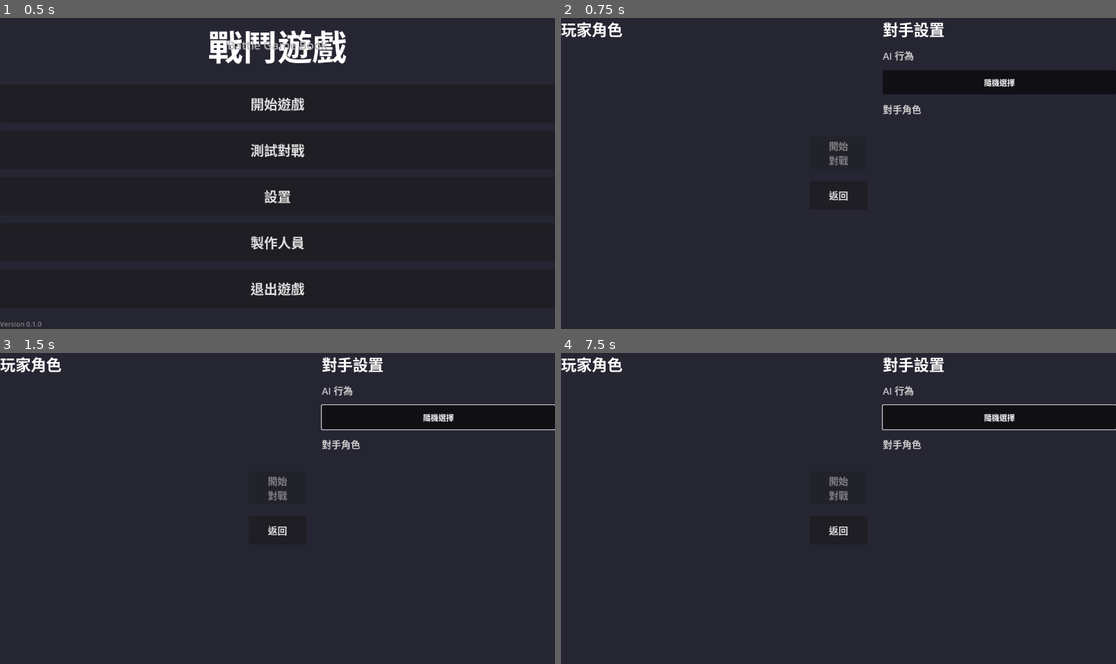
Above: before the commit, frames 1-4 (two rows, left to right).
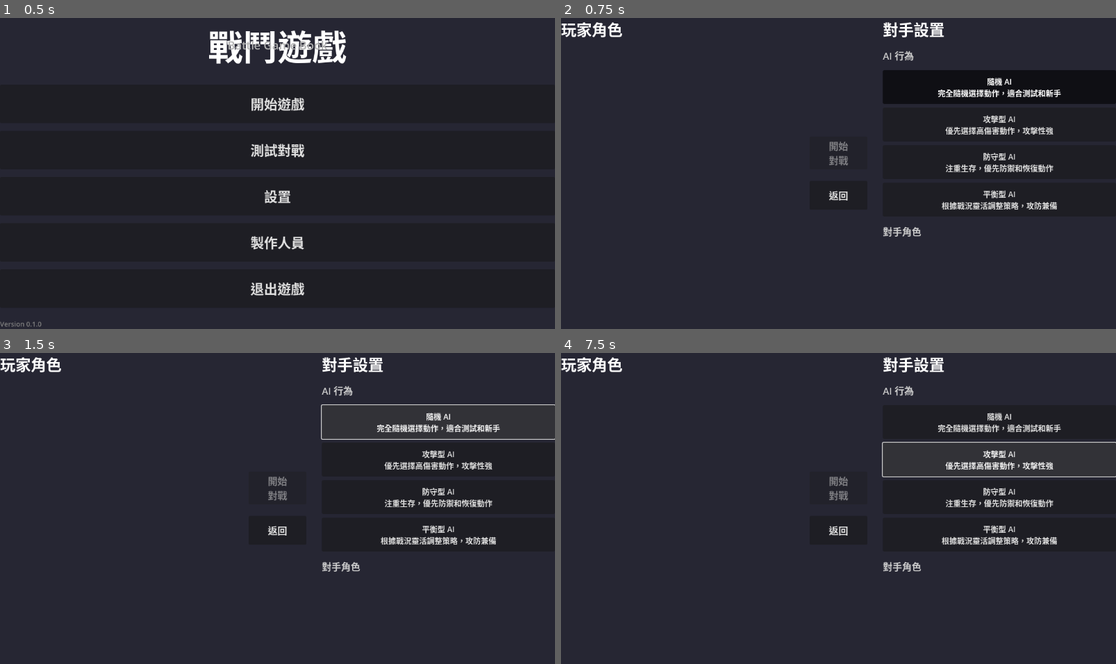
Above: after the commit, the same moments.

Repository: STRockefeller/battle-game-book
Game: Godot game, scene res://scenes/MainMenu.tscn
Same seed, same stepped clock (60 frames per second), same inputs: the game is played once before the commit and once after it.
Inputs (mouse positions are in pixels of both pictures, inside the frame that each line leads up to):
- Up to frame 1 (0.5 s): no input
- Up to frame 2 (0.75 s): click "測試對戰" at 0.5 s
- Up to frame 3 (1.5 s): click (438, 418) at 1.25 s, where only the run before the commit has a clickable "隨機選擇"
- Up to frame 4 (7.5 s): click "返回" at 2 s; click "開始遊戲" at 2.75 s; click "開始遊戲" at 3.5 s; click "設置" at 4.25 s; click "製作人員" at 5 s; click "測試對戰" at 5.75 s; click "隨機選擇" (after the commit: "隨機 AI 完全隨機選擇動作，適合測試和新手") at 6.5 s; click "隨機選擇" (after the commit: "攻擊型 AI 優先選擇高傷害動作，攻擊性強") at 7.25 s

Frame 1 is identical in both runs. In frame 2, 3.2% of the frame differs, in the area x 57-100%, y 19-71%; in frame 3, 5.2%, in the area x 57-100%, y 16-71%; in frame 4, 2.7%.

Commit message:
:zap: feat: Enhance resource management and AI behavior in battle system
- Added a comprehensive README.md to document resource structure and naming conventions.
- Updated action cost variables from `stamina_cost` to `cost_stamina` for consistency across the codebase.
- Improved the BattleManager to dynamically create AI based on configuration.
- Implemented a new AIFactory for managing AI types and their instantiation.
- Developed multiple AI behaviors: AggressiveAI, DefensiveAI, BalancedAI, and RandomAI with distinct strategies.
- Enhanced action evaluation methods to prioritize actions based on character states and strategies.
- Added utility functions to filter affordable actions and find the lowest cost action.
- Updated character action logic to reflect new cost variable names and improve resource checks.

Diff:
--- a/scripts/Battle.gd
+++ b/scripts/Battle.gd
@@ -107,7 +107,7 @@
 		var insufficient_text = ""
 		if state["insufficient"]:
 			insufficient_text = " - 資源不足"
-		btn.text = "%s (MP: %d, STA: %d)%s%s" % [action.name, action.cost_mp, action.stamina_cost, cooldown_text, insufficient_text]
+		btn.text = "%s (MP: %d, STA: %d)%s%s" % [action.name, action.cost_mp, action.cost_stamina, cooldown_text, insufficient_text]
 		btn.disabled = state["disabled"]
 		btn.tooltip_text = "MP %d/%d, STA %d/%d" % [state["current_mp"], player1.max_mp, state["current_sta"], player1.max_sta]
 		btn.connect("pressed", Callable(self, "_on_action_selected").bind(action))
--- a/scripts/BattleManager.gd
+++ b/scripts/BattleManager.gd
@@ -99,8 +99,10 @@
 
 	# 設置 AI（player2 是 AI）
 	if not player2_ai:
-		player2_ai = RandomAIBehavior.new()
+		var ai_type = BattleConfig.get_enemy_ai_behavior()
+		player2_ai = AIFactory.create_ai(ai_type)
 		add_child(player2_ai)
+		print("[BattleManager] 已創建 AI: %s" % ai_type)
 
 ## 開始戰鬥
 func start_battle():
@@ -236,8 +238,8 @@
 		"hit": false,
 		"damage": 0,
 		"actual_damage": 0,
-		"mp_cost": action.cost_mp,
-		"sta_cost": action.stamina_cost,
+		"cost_mp": action.cost_mp,
+		"cost_stamina": action.cost_stamina,
 		"status_applied": null,
 		"stance_changed": false
 	}
@@ -252,21 +254,21 @@
 		return
 
 	# 2. 檢查資源成本
-	var sta_cost = action.stamina_cost if action.stamina_cost > 0 else 0
-	var mp_cost = action.cost_mp if action.cost_mp > 0 else 0
+	var cost_stamina = action.cost_stamina if action.cost_stamina > 0 else 0
+	var cost_mp = action.cost_mp if action.cost_mp > 0 else 0
 	var current_sta = get_current_sta(user)
 	var current_mp = get_current_mp(user)
 
-	print("  [資源檢查] STA: %d/%d (成本%d), MP: %d/%d (成本%d)" % [current_sta, user.max_sta, sta_cost, current_mp, user.max_mp, mp_cost])
-
-	if current_sta < sta_cost or current_mp < mp_cost:
+	print("  [資源檢查] STA: %d/%d (成本%d), MP: %d/%d (成本%d)" % [current_sta, user.max_sta, cost_stamina, current_mp, user.max_mp, cost_mp])
+
+	if current_sta < cost_stamina or current_mp < cost_mp:
 		print("  [資源不足] 動作執行失敗 - 返回")
 		action_executed.emit(user, target, action, result)
 		return
 
 	# 3. 扣除資源
-	set_current_sta(user, current_sta - sta_cost)
-	set_current_mp(user, current_mp - mp_cost)
+	set_current_sta(user, current_sta - cost_stamina)
+	set_current_mp(user, current_mp - cost_mp)
 	print("  [資源扣除] STA: %d→%d, MP: %d→%d" % [current_sta, get_current_sta(user), current_mp, get_current_mp(user)])
 
 	# 4. 計算命中
@@ -404,18 +406,18 @@
 		if cooldowns.has(action.id):
 			cooldown_remaining = int(cooldowns[action.id])
 
-	var sta_cost: int = max(action.stamina_cost, 0)
-	var mp_cost: int = max(action.cost_mp, 0)
+	var cost_stamina: int = max(action.cost_stamina, 0)
+	var cost_mp: int = max(action.cost_mp, 0)
 	var current_sta: int = get_current_sta(character)
 	var current_mp: int = get_current_mp(character)
-	var insufficient: bool = current_sta < sta_cost or current_mp < mp_cost
+	var insufficient: bool = current_sta < cost_stamina or current_mp < cost_mp
 
 	return {
 		"cooldown": cooldown_remaining,
 		"insufficient": insufficient,
 		"disabled": cooldown_remaining > 0 or insufficient,
-		"sta_cost": sta_cost,
-		"mp_cost": mp_cost,
+		"cost_stamina": cost_stamina,
+		"cost_mp": cost_mp,
 		"current_sta": current_sta,
 		"current_mp": current_mp
 	}
--- a/scripts/CharacterSelection.gd
+++ b/scripts/CharacterSelection.gd
@@ -16,15 +16,13 @@
 # 可用的角色資源路徑（動態生成）
 var character_resources: Array[String] = []
 
-# 可用的 AI 行為
-var ai_behaviors: Array[String] = [
-	"random",
-	# 未來可以加入更多 AI 類型
-]
+# 可用的 AI 行為（從工廠獲取）
+var ai_behaviors: Array[Dictionary] = []
 
 func _ready():
 	_scan_character_resources()
 	_load_characters()
+	_load_ai_behaviors()
 	_setup_ai_selection()
 	confirm_button.disabled = true
 
@@ -84,21 +82,23 @@
 
 	return btn
 
+## 從 AIFactory 加載可用的 AI 類型
+func _load_ai_behaviors():
+	ai_behaviors = AIFactory.get_available_ai_types()
+	print("[CharacterSelection] 已加載 %d 種 AI 類型" % ai_behaviors.size())
+
 ## 設置 AI 行為選擇
 func _setup_ai_selection():
-	for behavior in ai_behaviors:
+	for ai_info in ai_behaviors:
 		var btn = Button.new()
-		match behavior:
-			"random":
-				btn.text = "隨機選擇"
-
-		btn.custom_minimum_size = Vector2(200, 50)
+		btn.text = "%s\n%s" % [ai_info["name"], ai_info["description"]]
+		btn.custom_minimum_size = Vector2(200, 70)
 		btn.toggle_mode = true
 
-		if behavior == selected_ai_behavior:
+		if ai_info["id"] == selected_ai_behavior:
 			btn.button_pressed = true
 
-		btn.connect("pressed", Callable(self, "_on_ai_behavior_selected").bind(behavior))
+		btn.connect("pressed", Callable(self, "_on_ai_behavior_selected").bind(ai_info["id"]))
 		ai_behavior_container.add_child(btn)
 
 ## 角色選擇回調
--- a/scripts/ai/AIBehavior.gd
+++ b/scripts/ai/AIBehavior.gd
@@ -1,10 +1,73 @@
 # AIBehavior.gd
-# AI 行為接口 - 定義 AI 做決策的方式
+# AI 行為基礎類別 - 定義 AI 做決策的方式
 extends Node
 class_name AIBehavior
 
-## AI 選擇動作的方法
+# ==================== 配置接口（為未來資源化預留）====================
+
+## 配置資源（未來升級時使用）
+var config: Resource = null
+
+## 從資源配置 AI 參數（預留接口）
+func configure(resource: Resource) -> void:
+	config = resource
+	# 子類可以重寫此方法來讀取配置參數
+
+# ==================== 核心接口 ====================
+
+## AI 選擇動作的主要方法（子類必須實現）
 ## 返回值：選定的 Action，或 null 如果無法選擇
 func choose_action(character: Character, available_actions: Array, opponent: Character, battle_manager: BattleManager) -> Action:
-	push_error("choose_action() 未實現")
+	push_error("choose_action() 未在 %s 中實現" % get_class())
 	return null
+
+# ==================== 輔助方法 ====================
+
+## 評估單個動作的優先級（子類可重寫）
+## 返回值越高表示優先級越高
+func evaluate_action(action: Action, character: Character, opponent: Character, battle_manager: BattleManager) -> float:
+	return 0.0
+
+## 獲取角色當前血量比例 (0.0 - 1.0)
+func get_hp_ratio(character: Character, battle_manager: BattleManager) -> float:
+	var current_hp = battle_manager.get_current_hp(character)
+	return float(current_hp) / float(character.max_hp) if character.max_hp > 0 else 0.0
+
+## 獲取角色當前魔力比例 (0.0 - 1.0)
+func get_mp_ratio(character: Character, battle_manager: BattleManager) -> float:
+	var current_mp = battle_manager.get_current_mp(character)
+	return float(current_mp) / float(character.max_mp) if character.max_mp > 0 else 0.0
+
+## 獲取角色當前耐力比例 (0.0 - 1.0)
+func get_sta_ratio(character: Character, battle_manager: BattleManager) -> float:
+	var max_sta = character.constitution * 8
+	var current_sta = battle_manager.get_current_sta(character)
+	return float(current_sta) / float(max_sta) if max_sta > 0 else 0.0
+
+## 獲取對手血量比例 (0.0 - 1.0)
+func get_opponent_hp_ratio(opponent: Character, battle_manager: BattleManager) -> float:
+	return get_hp_ratio(opponent, battle_manager)
+
+## 檢查動作是否可以使用（資源足夠且不在冷卻中）
+func can_afford_action(action: Action, character: Character, battle_manager: BattleManager) -> bool:
+	var current_sta = battle_manager.get_current_sta(character)
+	var current_mp = battle_manager.get_current_mp(character)
+
+	# 檢查資源
+	if current_sta < action.cost_stamina or current_mp < action.cost_mp:
+		return false
+
+	# 檢查冷卻
+	var action_state = battle_manager.get_action_state(character, action)
+	if action_state.has("cooldown") and action_state["cooldown"] > 0:
+		return false
+
+	return true
+
+## 過濾出可以實際使用的動作
+func get_affordable_actions(available_actions: Array, character: Character, battle_manager: BattleManager) -> Array:
+	var affordable = []
+	for action in available_actions:
+		if can_afford_action(action, character, battle_manager):
+			affordable.append(action)
+	return affordable
--- /dev/null
+++ b/scripts/ai/AIFactory.gd
@@ -0,0 +1,92 @@
+# AIFactory.gd
+# AI 工廠 - 統一創建和管理所有 AI 類型
+class_name AIFactory
+
+# ==================== AI 創建 ====================
+
+## 根據類型字串創建對應的 AI 實例
+static func create_ai(ai_type: String) -> AIBehavior:
+	match ai_type.to_lower():
+		"random":
+			return RandomAI.new()
+		"aggressive":
+			return AggressiveAI.new()
+		"defensive":
+			return DefensiveAI.new()
+		"balanced":
+			return BalancedAI.new()
+		_:
+			push_warning("未知的 AI 類型: %s，使用預設的隨機 AI" % ai_type)
+			return RandomAI.new()
+
+# ==================== AI 信息查詢 ====================
+
+## 獲取所有可用的 AI 類型信息
+static func get_available_ai_types() -> Array[Dictionary]:
+	return [
+		{
+			"id": "random",
+			"name": "隨機 AI",
+			"description": "完全隨機選擇動作，適合測試和新手",
+			"difficulty": 1
+		},
+		{
+			"id": "aggressive",
+			"name": "攻擊型 AI",
+			"description": "優先選擇高傷害動作，攻擊性強",
+			"difficulty": 3
+		},
+		{
+			"id": "defensive",
+			"name": "防守型 AI",
+			"description": "注重生存，優先防禦和恢復動作",
+			"difficulty": 2
+		},
+		{
+			"id": "balanced",
+			"name": "平衡型 AI",
+			"description": "根據戰況靈活調整策略，攻防兼備",
+			"difficulty": 4
+		}
+	]
+
+## 根據 ID 獲取 AI 信息
+static func get_ai_info(ai_id: String) -> Dictionary:
+	for ai_info in get_available_ai_types():
+		if ai_info["id"] == ai_id:
+			return ai_info
+	return {}
+
+## 檢查 AI 類型是否存在
+static func is_valid_ai_type(ai_type: String) -> bool:
+	var valid_types = ["random", "aggressive", "defensive", "balanced"]
+	return ai_type.to_lower() in valid_types
+
+# ==================== 擴展接口（為未來資源化預留）====================
+
+## 從資源創建 AI（預留接口）
+## 目前返回 null，未來可以加載 .tres 資源
+static func create_ai_from_resource(resource_path: String) -> AIBehavior:
+	# 預留給未來資源化使用
+	# var resource = load(resource_path) as AIBehaviorResource
+	# if resource:
+	#     return resource.create_instance()
+	push_warning("create_ai_from_resource 功能尚未實現")
+	return null
+
+## 註冊自定義 AI 類型（預留接口）
+## 未來可以支援動態註冊新的 AI 類型
+static var _custom_ai_registry: Dictionary = {}
+
+static func register_custom_ai(ai_id: String, ai_class: GDScript, ai_info: Dictionary) -> void:
+	_custom_ai_registry[ai_id] = {
+		"class": ai_class,
+		"info": ai_info
+	}
+	print("已註冊自定義 AI: %s" % ai_id)
+
+static func create_custom_ai(ai_id: String) -> AIBehavior:
+	if ai_id in _custom_ai_registry:
+		var ai_class = _custom_ai_registry[ai_id]["class"]
+		return ai_class.new()
+	return null
--- /dev/null
+++ b/scripts/ai/AggressiveAI.gd
@@ -0,0 +1,101 @@
+# AggressiveAI.gd
+# 攻擊型 AI - 優先選擇高傷害動作，攻擊性強
+extends AIBehavior
+class_name AggressiveAI
+
+func choose_action(character: Character, available_actions: Array, opponent: Character, battle_manager: BattleManager) -> Action:
+	if available_actions.size() == 0:
+		return null
+
+	# 過濾出可以使用的動作
+	var affordable_actions = get_affordable_actions(available_actions, character, battle_manager)
+
+	if affordable_actions.size() == 0:
+		# 如果沒有可用動作，嘗試找消耗最低的
+		return _find_lowest_cost_action(available_actions)
+
+	# 評估所有可用動作，選擇得分最高的
+	var best_action: Action = null
+	var best_score: float = -999999.0
+
+	for action in affordable_actions:
+		var score = evaluate_action(action, character, opponent, battle_manager)
+		if score > best_score:
+			best_score = score
+			best_action = action
+
+	return best_action
+
+func evaluate_action(action: Action, character: Character, opponent: Character, battle_manager: BattleManager) -> float:
+	var score: float = 0.0
+
+	# 1. 基礎傷害權重（最重要）
+	score += action.base_damage * 15.0
+
+	# 2. 傷害倍率加成
+	score += action.damage_multiplier * 25.0
+
+	# 3. 攻擊性標籤加成
+	if "physical" in action.tags:
+		score += 20.0
+	if "magic" in action.tags:
+		score += 20.0
+	if "ranged" in action.tags:
+		score += 10.0  # 遠程稍微安全一點
+
+	# 4. 命中率考量
+	score += action.accuracy_modifier * 15.0
+
+	# 5. 暴擊率加成
+	score += action.crit_modifier * 10.0
+
+	# 6. 狀態效果加成（能造成傷害的狀態更好）
+	if action.status_effects.size() > 0:
+		for effect_id in action.status_effects:
+			if effect_id in ["burning", "poison"]:
+				score += 15.0  # 持續傷害
+			elif effect_id == "weakness":
+				score += 10.0  # 降低敵人攻擊
+
+	# 7. 擊倒加成
+	if action.target_stance_change_to == "knocked_down":
+		score += 30.0  # 擊倒非常有價值
+
+	# 8. 低血量時稍微保守（但仍然攻擊導向）
+	var hp_ratio = get_hp_ratio(character, battle_manager)
+	if hp_ratio < 0.25:
+		score *= 0.7  # 減少 30% 風險
+
+	# 9. 對手低血量時更激進
+	var opponent_hp_ratio = get_opponent_hp_ratio(opponent, battle_manager)
+	if opponent_hp_ratio < 0.3:
+		score *= 1.5  # 追擊加成
+
+	# 10. 懲罰非攻擊性動作
+	if "guard" in action.tags:
+		score -= 50.0  # 不喜歡防禦
+	if "rest" in action.tags:
+		score -= 40.0  # 不喜歡休息
+	if "healing" in action.tags:
+		score -= 30.0  # 不喜歡治療
+
+	# 11. 添加小量隨機性（避免太機械）
+	score *= randf_range(0.95, 1.05)
+
+	return score
+
+## 找到消耗最低的動作
+func _find_lowest_cost_action(actions: Array) -> Action:
+	if actions.size() == 0:
+		return null
+
+	var cheapest: Action = actions[0]
+	var min_cost = cheapest.cost_stamina + cheapest.cost_mp
+
+	for action in actions:
+		var cost = action.cost_stamina + action.cost_mp
+		if cost < min_cost:
+			min_cost = cost
+			cheapest = action
+
+	return cheapest
--- /dev/null
+++ b/scripts/ai/BalancedAI.gd
@@ -0,0 +1,238 @@
+# BalancedAI.gd
+# 平衡型 AI - 根據戰況動態調整策略，攻防兼備
+extends AIBehavior
+class_name BalancedAI
+
+# 狀態閾值
+const AGGRESSIVE_HP_THRESHOLD = 0.6  # 高於此值時偏攻擊
+const DEFENSIVE_HP_THRESHOLD = 0.3   # 低於此值時偏防守
+const LOW_STA_THRESHOLD = 0.25
+
+func choose_action(character: Character, available_actions: Array, opponent: Character, battle_manager: BattleManager) -> Action:
+	if available_actions.size() == 0:
+		return null
+
+	# 過濾出可以使用的動作
+	var affordable_actions = get_affordable_actions(available_actions, character, battle_manager)
+
+	if affordable_actions.size() == 0:
+		return _find_lowest_cost_action(available_actions)
+
+	var hp_ratio = get_hp_ratio(character, battle_manager)
+	var sta_ratio = get_sta_ratio(character, battle_manager)
+	var opponent_hp_ratio = get_opponent_hp_ratio(opponent, battle_manager)
+
+	# 動態決定當前策略
+	var strategy = _determine_strategy(hp_ratio, sta_ratio, opponent_hp_ratio)
+
+	# 緊急處理
+	if strategy == "emergency":
+		# 極度危險時優先防禦或治療
+		var guard_action = _find_action_with_tag(affordable_actions, "guard")
+		if guard_action:
+			return guard_action
+		var heal_action = _find_action_with_tag(affordable_actions, "healing")
+		if heal_action:
+			return heal_action
+
+	# 低耐力時休息
+	if sta_ratio < LOW_STA_THRESHOLD:
+		var rest_action = _find_action_with_tag(affordable_actions, "rest")
+		if rest_action:
+			return rest_action
+
+	# 評估所有動作
+	var best_action: Action = null
+	var best_score: float = -999999.0
+
+	for action in affordable_actions:
+		var score = evaluate_action(action, character, opponent, battle_manager)
+		if score > best_score:
+			best_score = score
+			best_action = action
+
+	return best_action
+
+## 根據當前狀況決定策略
+func _determine_strategy(hp_ratio: float, sta_ratio: float, opponent_hp_ratio: float) -> String:
+	# 緊急狀態：血量極低
+	if hp_ratio < 0.15:
+		return "emergency"
+
+	# 防守模式：我方血量低
+	if hp_ratio < DEFENSIVE_HP_THRESHOLD:
+		return "defensive"
+
+	# 追擊模式：對手血量低
+	if opponent_hp_ratio < 0.25:
+		return "aggressive"
+
+	# 攻擊模式：我方血量健康
+	if hp_ratio > AGGRESSIVE_HP_THRESHOLD:
+		return "aggressive"
+
+	# 平衡模式：其他情況
+	return "balanced"
+
+func evaluate_action(action: Action, character: Character, opponent: Character, battle_manager) -> float:
+	var score: float = 0.0
+
+	var hp_ratio = get_hp_ratio(character, battle_manager)
+	var sta_ratio = get_sta_ratio(character, battle_manager)
+	var opponent_hp_ratio = get_opponent_hp_ratio(opponent, battle_manager)
+	var strategy = _determine_strategy(hp_ratio, sta_ratio, opponent_hp_ratio)
+
+	# 基礎評分
+	score += _evaluate_base_damage(action)
+	score += _evaluate_hit_rate(action)
+	score += _evaluate_cost_efficiency(action)
+	score += _evaluate_status_effects(action)
+
+	# 根據策略調整權重
+	match strategy:
+		"aggressive":
+			score = _apply_aggressive_modifiers(score, action, character, opponent, battle_manager)
+		"defensive":
+			score = _apply_defensive_modifiers(score, action, character, opponent, battle_manager)
+		"balanced":
+			score = _apply_balanced_modifiers(score, action, character, opponent, battle_manager)
+		"emergency":
+			score = _apply_emergency_modifiers(score, action, character, opponent, battle_manager)
+
+	# 添加隨機性
+	score *= randf_range(0.92, 1.08)
+
+	return score
+
+## 評估基礎傷害
+func _evaluate_base_damage(action: Action) -> float:
+	return action.base_damage * 10.0 + action.damage_multiplier * 15.0
+
+## 評估命中率
+func _evaluate_hit_rate(action: Action) -> float:
+	return action.accuracy_modifier * 12.0
+
+## 評估性價比
+func _evaluate_cost_efficiency(action: Action) -> float:
+	var total_cost = action.cost_stamina + action.cost_mp
+	if total_cost == 0:
+		return 20.0
+	var damage = action.base_damage * action.damage_multiplier
+	return (damage / total_cost) * 5.0
+
+## 評估狀態效果
+func _evaluate_status_effects(action: Action) -> float:
+	var score = 0.0
+	for effect_id in action.status_effects:
+		match effect_id:
+			"burning", "poison":
+				score += 12.0
+			"weakness":
+				score += 10.0
+			"regen":
+				score += 15.0
+			"knockdown":
+				score += 18.0
+	return score
+
+## 應用攻擊型修正
+func _apply_aggressive_modifiers(base_score: float, action: Action, character: Character, opponent: Character, battle_manager: BattleManager) -> float:
+	var score = base_score
+
+	# 高傷害加成
+	if action.base_damage > 10:
+		score *= 1.4
+
+	# 攻擊性標籤加成
+	if "physical" in action.tags or "magic" in action.tags:
+		score += 25.0
+
+	# 懲罰防禦動作
+	if "guard" in action.tags:
+		score *= 0.4
+	if "rest" in action.tags:
+		score *= 0.5
+
+	return score
+
+## 應用防守型修正
+func _apply_defensive_modifiers(base_score: float, action: Action, character: Character, opponent: Character, battle_manager: BattleManager) -> float:
+	var score = base_score
+
+	# 防禦動作大幅加成
+	if "guard" in action.tags:
+		score += 50.0
+	if "healing" in action.tags:
+		score += 45.0
+	if "rest" in action.tags:
+		score += 30.0
+
+	# 低消耗加成
+	if action.cost_stamina + action.cost_mp < 15:
+		score *= 1.3
+
+	# 高命中率加成
+	if action.accuracy_modifier >= 0:
+		score *= 1.2
+
+	return score
+
+## 應用平衡型修正
+func _apply_balanced_modifiers(base_score: float, action: Action, character: Character, opponent: Character, battle_manager: BattleManager) -> float:
+	var score = base_score
+
+	# 中等傷害動作加成
+	if action.base_damage >= 8 and action.base_damage <= 15:
+		score *= 1.2
+
+	# 性價比高的動作加成
+	var total_cost = action.cost_stamina + action.cost_mp
+	if total_cost > 0:
+		var efficiency = (action.base_damage * action.damage_multiplier) / total_cost
+		if efficiency > 1.0:
+			score *= 1.15
+
+	# 命中率穩定加成
+	if action.accuracy_modifier >= 0:
+		score += 15.0
+
+	return score
+
+## 應用緊急狀況修正
+func _apply_emergency_modifiers(base_score: float, action: Action, character: Character, opponent: Character, battle_manager: BattleManager) -> float:
+	var score = base_score
+
+	# 只關注生存
+	if "guard" in action.tags:
+		return score + 100.0
+	if "healing" in action.tags:
+		return score + 90.0
+
+	# 大幅懲罰攻擊動作
+	if action.base_damage > 0:
+		score *= 0.3
+
+	return score
+
+## 尋找帶有特定標籤的動作
+func _find_action_with_tag(actions: Array, tag: String) -> Action:
+	for action in actions:
+		if tag in action.tags:
+			return action
+	return null
+
+## 找到消耗最低的動作
+func _find_lowest_cost_action(actions: Array) -> Action:
+	if actions.size() == 0:
+		return null
+
+	var cheapest: Action = actions[0]
+	var min_cost = cheapest.cost_stamina + cheapest.cost_mp
+
+	for action in actions:
+		var cost = action.cost_stamina + action.cost_mp
+		if cost < min_cost:
+			min_cost = cost
+			cheapest = action
+
+	return cheapest
--- /dev/null
+++ b/scripts/ai/DefensiveAI.gd
@@ -0,0 +1,146 @@
+# DefensiveAI.gd
+# 防守型 AI - 注重生存，優先防禦和恢復動作
+extends AIBehavior
+class_name DefensiveAI
+
+# 低血量閾值
+const LOW_HP_THRESHOLD = 0.3
+const CRITICAL_HP_THRESHOLD = 0.15
+const LOW_STA_THRESHOLD = 0.25
+
+func choose_action(character: Character, available_actions: Array, opponent: Character, battle_manager: BattleManager) -> Action:
+	if available_actions.size() == 0:
+		return null
+
+	# 過濾出可以使用的動作
+	var affordable_actions = get_affordable_actions(available_actions, character, battle_manager)
+
+	if affordable_actions.size() == 0:
+		return _find_lowest_cost_action(available_actions)
+
+	var hp_ratio = get_hp_ratio(character, battle_manager)
+	var sta_ratio = get_sta_ratio(character, battle_manager)
+
+	# 緊急狀況：極低血量時優先防禦
+	if hp_ratio < CRITICAL_HP_THRESHOLD:
+		var guard_action = _find_action_with_tag(affordable_actions, "guard")
+		if guard_action:
+			return guard_action
+
+	# 低血量時尋找治療
+	if hp_ratio < LOW_HP_THRESHOLD:
+		var heal_action = _find_action_with_tag(affordable_actions, "healing")
+		if heal_action:
+			return heal_action
+
+	# 低耐力時休息
+	if sta_ratio < LOW_STA_THRESHOLD:
+		var rest_action = _find_action_with_tag(affordable_actions, "rest")
+		if rest_action:
+			return rest_action
+
+	# 評估所有動作，選擇最安全的
+	var best_action: Action = null
+	var best_score: float = -999999.0
+
+	for action in affordable_actions:
+		var score = evaluate_action(action, character, opponent, battle_manager)
+		if score > best_score:
+			best_score = score
+			best_action = action
+
+	return best_action
+
+func evaluate_action(action: Action, character: Character, opponent: Character, battle_manager: BattleManager) -> float:
+	var score: float = 0.0
+
+	var hp_ratio = get_hp_ratio(character, battle_manager)
+	var sta_ratio = get_sta_ratio(character, battle_manager)
+
+	# 1. 優先低消耗動作
+	score += (20.0 - action.cost_stamina) * 3.0
+	score += (30.0 - action.cost_mp) * 2.0
+
+	# 2. 高命中率加成（不想浪費資源）
+	score += action.accuracy_modifier * 25.0
+
+	# 3. 防禦和支援動作大幅加成
+	if "guard" in action.tags:
+		score += 40.0
+		if hp_ratio < LOW_HP_THRESHOLD:
+			score += 30.0  # 低血量時更重視防禦
+
+	if "rest" in action.tags:
+		if sta_ratio < LOW_STA_THRESHOLD:
+			score += 50.0  # 低耐力時極度需要
+		else:
+			score += 20.0
+
+	if "healing" in action.tags:
+		if hp_ratio < LOW_HP_THRESHOLD:
+			score += 60.0  # 低血量時優先治療
+		else:
+			score += 25.0
+
+	if "support" in action.tags:
+		score += 30.0
+
+	# 4. 傷害適中即可（不是重點）
+	score += action.base_damage * 5.0
+	score += action.damage_multiplier * 8.0
+
+	# 5. 狀態效果評估（偏好防禦性的）
+	if action.status_effects.size() > 0:
+		for effect_id in action.status_effects:
+			if effect_id in ["regen"]:
+				score += 25.0  # 再生很好
+			elif effect_id in ["burning", "poison"]:
+				score += 10.0  # 持續傷害還行
+			elif effect_id == "weakness":
+				score += 15.0  # 削弱敵人
+
+	# 6. 懲罰高風險動作
+	if action.accuracy_modifier < 0:
+		score -= 30.0  # 不喜歡低命中率
+
+	if "physical" in action.tags and action.base_damage > 15:
+		score -= 10.0  # 高傷害通常高風險
+
+	# 7. 血量越低越保守
+	if hp_ratio < LOW_HP_THRESHOLD:
+		if "guard" not in action.tags and "healing" not in action.tags:
+			score *= 0.6  # 非防禦動作減分
+
+	# 8. 對手血量低時可以稍微激進
+	var opponent_hp_ratio = get_opponent_hp_ratio(opponent, battle_manager)
+	if opponent_hp_ratio < 0.2:
+		if action.base_damage > 0:
+			score += 20.0  # 可以試著擊殺
+
+	# 9. 添加小量隨機性
+	score *= randf_range(0.95, 1.05)
+
+	return score
+
+## 尋找帶有特定標籤的動作
+func _find_action_with_tag(actions: Array, tag: String) -> Action:
+	for action in actions:
+		if tag in action.tags:
+			return action
+	return null
+
+## 找到消耗最低的動作
+func _find_lowest_cost_action(actions: Array) -> Action:
+	if actions.size() == 0:
+		return null
+
+	var cheapest: Action = actions[0]
+	var min_cost = cheapest.cost_stamina + cheapest.cost_mp
+
+	for action in actions:
+		var cost = action.cost_stamina + action.cost_mp
+		if cost < min_cost:
+			min_cost = cost
+			cheapest = action
+
+	return cheapest
--- a/scripts/ai/RandomAIBehavior.gd
+++ b/scripts/ai/RandomAIBehavior.gd
@@ -1,12 +1,35 @@
-# RandomAIBehavior.gd
-# 簡單 AI 實現 - 每回合從可用動作中隨機選擇一個
+# RandomAI.gd
+# 隨機 AI - 從可用動作中隨機選擇
 extends AIBehavior
-class_name RandomAIBehavior
+class_name RandomAI
 
 func choose_action(character: Character, available_actions: Array, opponent: Character, battle_manager: BattleManager) -> Action:
 	if available_actions.size() == 0:
 		return null
 
+	# 過濾出實際可以使用的動作
+	var affordable_actions = get_affordable_actions(available_actions, character, battle_manager)
+
+	if affordable_actions.size() == 0:
+		# 如果所有動作都用不了，嘗試找最低消耗的
+		return _find_cheapest_action(available_actions)
+
 	# 隨機選擇一個可用的動作
-	var random_index = randi() % available_actions.size()
-	return available_actions[random_index]
+	var random_index = randi() % affordable_actions.size()
+	return affordable_actions[random_index]
+
+## 找到消耗最低的動作（備用方案）
+func _find_cheapest_action(actions: Array) -> Action:
+	if actions.size() == 0:
+		return null
+
+	var cheapest: Action = actions[0]
+	var min_cost = cheapest.cost_stamina + cheapest.cost_mp
+
+	for action in actions:
+		var cost = action.cost_stamina + action.cost_mp
+		if cost < min_cost:
+			min_cost = cost
+			cheapest = action
+
+	return cheapest
--- a/scripts/character/action/Action.gd
+++ b/scripts/character/action/Action.gd
@@ -8,7 +8,7 @@
 @export var description: String
 
 # --- 成本 ---
-@export var stamina_cost: int = 0
+@export var cost_stamina: int = 0
 @export var cost_mp: int = 0
 @export var cast_time: int = 0
 @export var cooldown: int = 0
@@ -46,8 +46,8 @@
 	if not battle_manager:
 		return true  # 無法驗證，視為可用
 
-	# 使用 cost_mp 或 stamina_cost
-	var cost = stamina_cost if stamina_cost > 0 else cost_mp
+	# 使用 cost_mp 或 cost_stamina
+	var cost = cost_stamina if cost_stamina > 0 else cost_mp
 	if battle_manager.get_sta(user) < cost:
 		return false
 
Not shown, added: scripts/ai/AIFactory.gd.uid
Not shown, added: scripts/ai/AggressiveAI.gd.uid
Not shown, added: scripts/ai/BalancedAI.gd.uid
Not shown, added: scripts/ai/DefensiveAI.gd.uid
Not shown, added: assets/docs/AIImplementationComplete.md
Not shown, added: assets/docs/AISystem.md
Not shown, changed: assets/docs/BattleUILayout.md
Not shown, changed: assets/docs/EliseCharacter.md
Not shown, added: assets/docs/SystemImplementationReport.md
